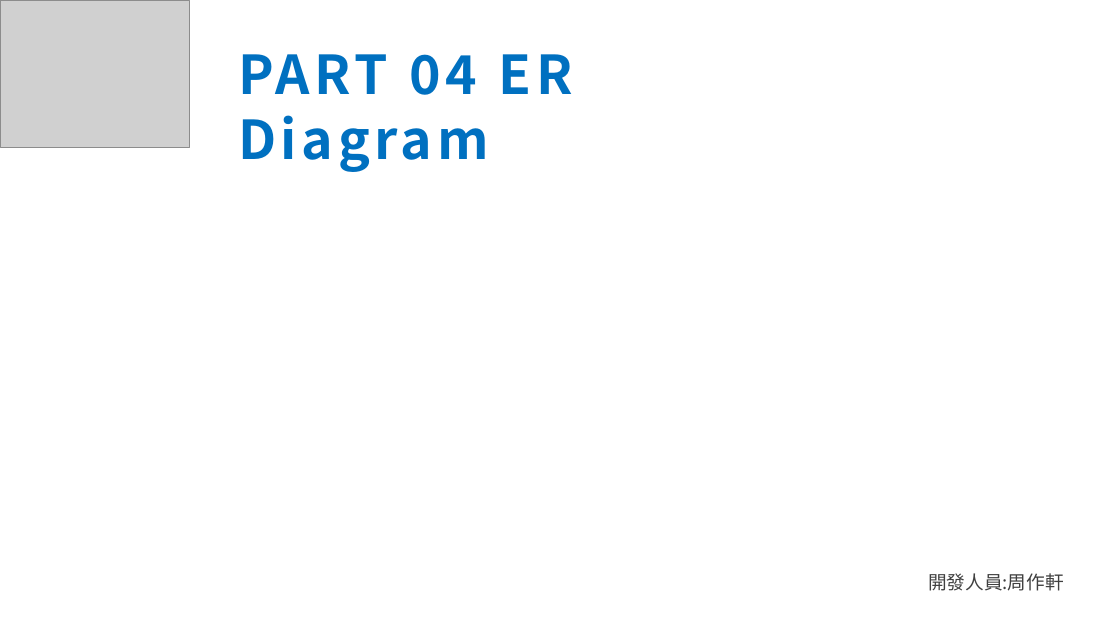
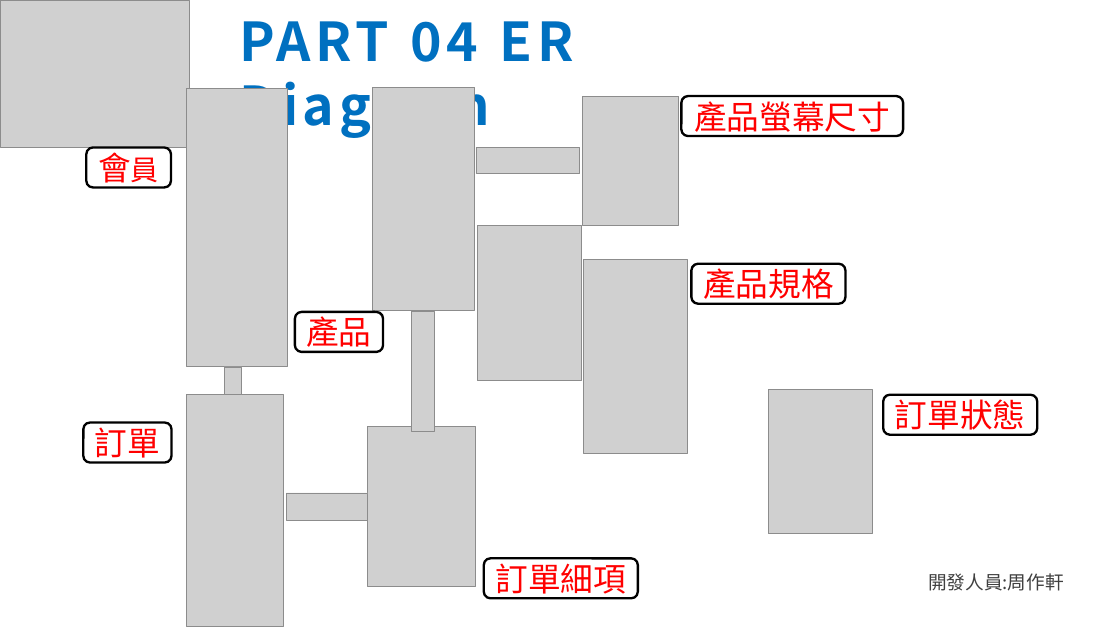
Before and after one commit to clou40308/AILaptopMall_lib, a slide deck: slide 9 of ppt/Java_AILaptopMall開發.pptx. Drawn at 1120x630 pixels with LibreOffice and Linux fonts; fonts in the diff are those of the drawing; grey boxes stand for pictures. Boxes give left, top, right and bottom in pixels: in the first picture for what was removed or moved away, otherwise in the second. Text is boxed around its words. In the diff, an @@ line names an element or a change of style, - is before the commit and + after.

```diff
--- a/ppt/Java_AILaptopMall開發.pptx
+++ b/ppt/Java_AILaptopMall開發.pptx
@@ text "PART 04 ER Diagram": place and size @@
-text "PART 04 ER Diagram" at [238, 54, 573, 172]
+text "PART 04 ER Diagram" at [239, 21, 574, 139]
@@ picture added at [187, 88, 287, 366] @@
@@ picture added at [372, 87, 475, 310] @@
@@ picture added at [582, 96, 679, 225] @@
@@ rounded rectangle added at [681, 96, 903, 136], fill #FFFFFF, outline #000000 2 pt, 28 pt, text #FF0000 @@
+產品螢幕尺寸
@@ rounded rectangle added at [87, 148, 171, 188], fill #FFFFFF, outline #000000 2 pt, 28 pt, text #FF0000 @@
+會員
@@ picture added at [476, 148, 581, 174] @@
@@ picture added at [477, 225, 581, 381] @@
@@ picture added at [584, 260, 688, 453] @@
@@ rounded rectangle added at [691, 264, 845, 304], fill #FFFFFF, outline #000000 2 pt, 28 pt, text #FF0000 @@
+產品規格
@@ rounded rectangle added at [295, 312, 383, 352], fill #FFFFFF, outline #000000 2 pt, 28 pt, text #FF0000 @@
+產品
@@ picture added at [412, 312, 434, 432] @@
@@ picture added at [224, 367, 242, 395] @@
@@ picture added at [769, 389, 873, 534] @@
@@ picture added at [187, 395, 283, 627] @@
@@ rounded rectangle added at [883, 395, 1037, 435], fill #FFFFFF, outline #000000 2 pt, 28 pt, text #FF0000 @@
+訂單狀態
@@ rounded rectangle added at [83, 423, 171, 463], fill #FFFFFF, outline #000000 2 pt, 28 pt, text #FF0000 @@
+訂單
@@ picture added at [368, 427, 476, 587] @@
@@ picture added at [287, 493, 368, 520] @@
@@ rounded rectangle added at [484, 559, 638, 599], fill #FFFFFF, outline #000000 2 pt, 28 pt, text #FF0000 @@
+訂單細項
```
Also in this commit, not shown: 2 other slides changed, 2 other files.
